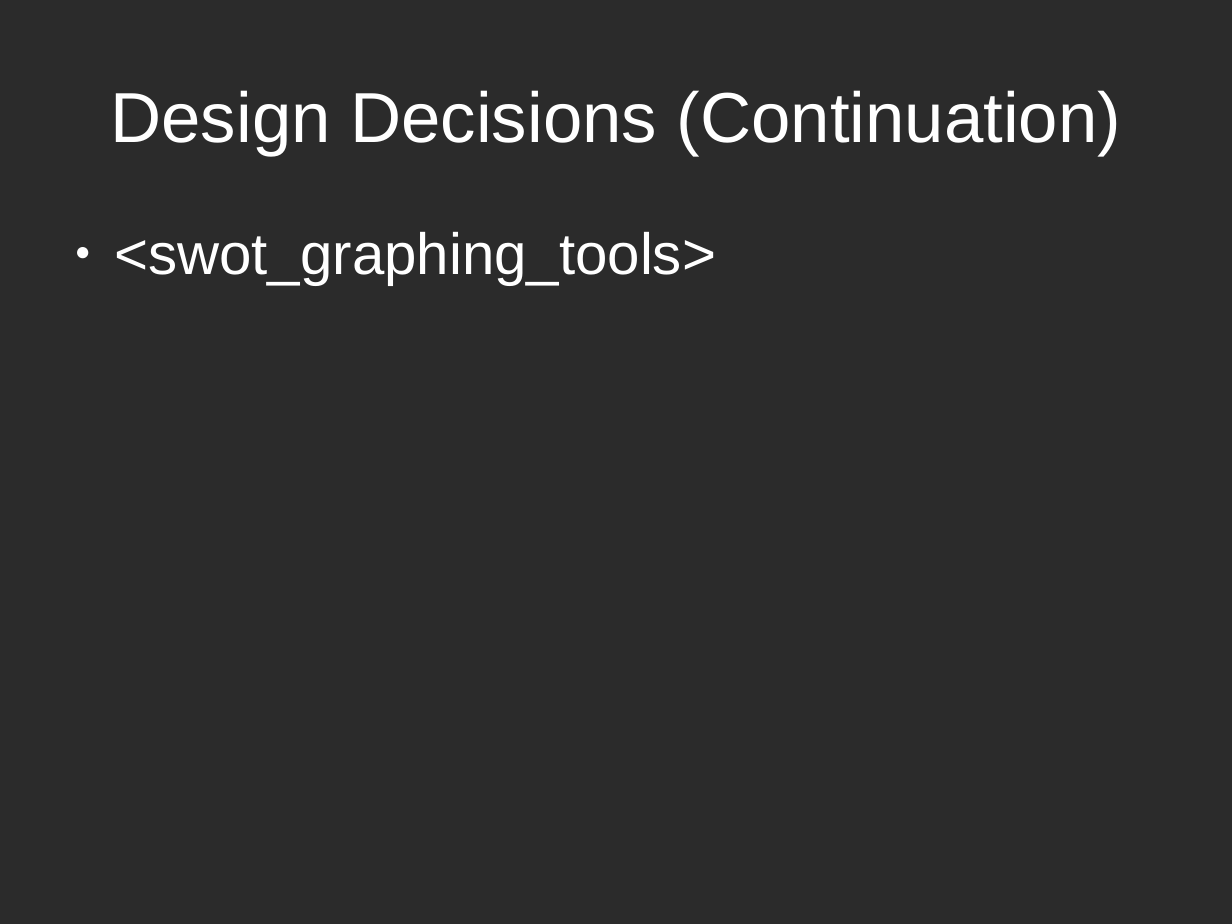
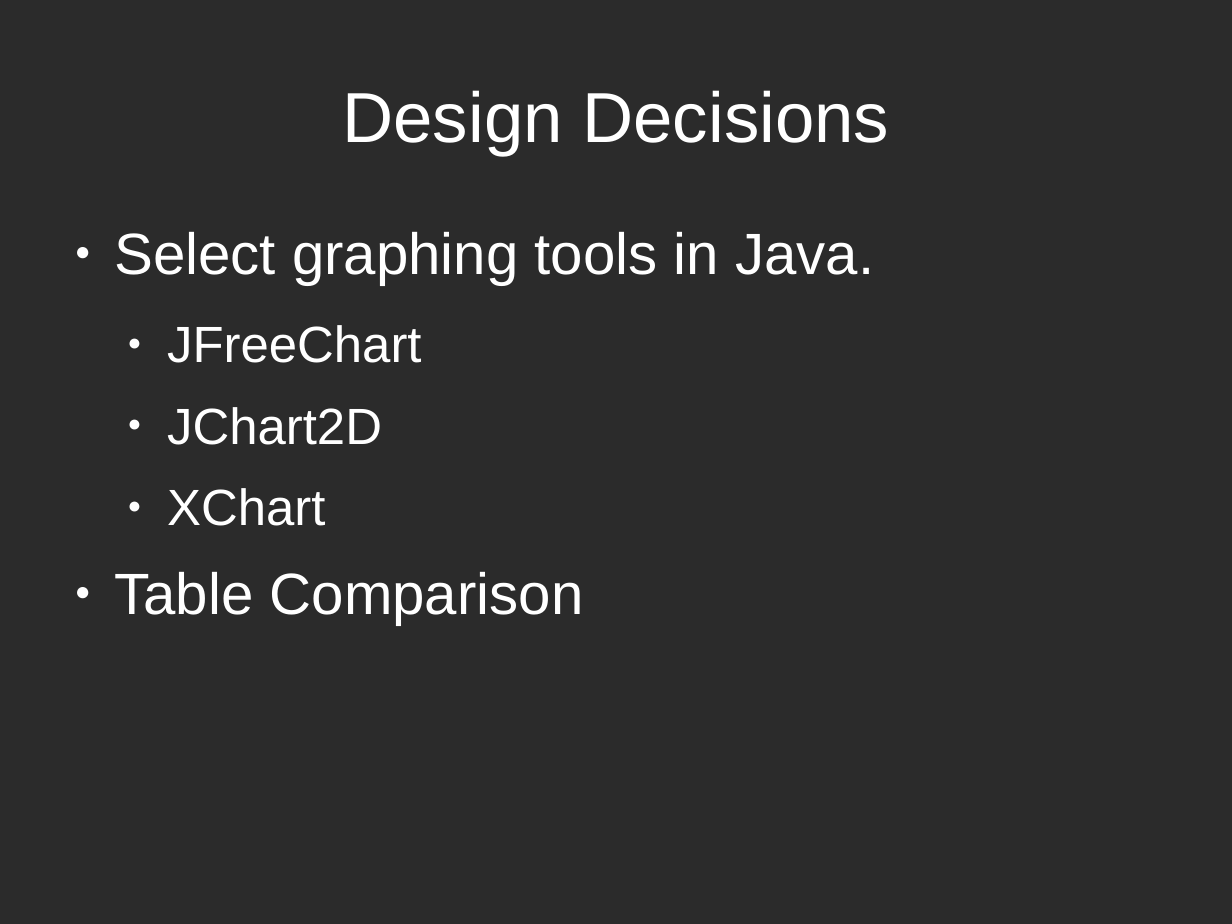
Before and after one commit to plasmavisgroup/PlasmaGraph, a slide deck: slide 9 of specs/Presentaciones/Presentacion de Mitad/Mid-Project Presentation.odp (slide 8 before the commit). Drawn at 1232x924 pixels with LibreOffice and Linux fonts; fonts in the diff are those of the drawing; background and template pictures are left out; a plain dark background stands for a picture behind light text. Boxes give left, top, right and bottom in pixels: in the first picture for what was removed or moved away, otherwise in the second. Text is boxed around its words. In the diff, an @@ line names an element or a change of style, - is before the commit and + after.

Commit message:
Adding a bunch of minor changes to code, but mostly it's the new SDD stuff AND THE GANTT CHART. Will export to a useful version (read: a version that can be put into the SPMP) tomorrow.

```diff
--- a/specs/Presentaciones/Presentacion de Mitad/Mid-Project Presentation.odp
+++ b/specs/Presentaciones/Presentacion de Mitad/Mid-Project Presentation.odp
@@ title at (x1=343, y1=90, x2=889, y2=155): text changed @@
-Design Decisions (Continuation)
+Design Decisions
@@ text at (x1=114, y1=232, x2=874, y2=625): text changed @@
-● <swot_graphing_tools>
+● Select graphing tools in Java.
+  ● JFreeChart
+  ● JChart2D
+  ● XChart
+● Table Comparison
```
Also in this commit, not shown: 5 other slides changed, 5 slides added, 26 other files.
